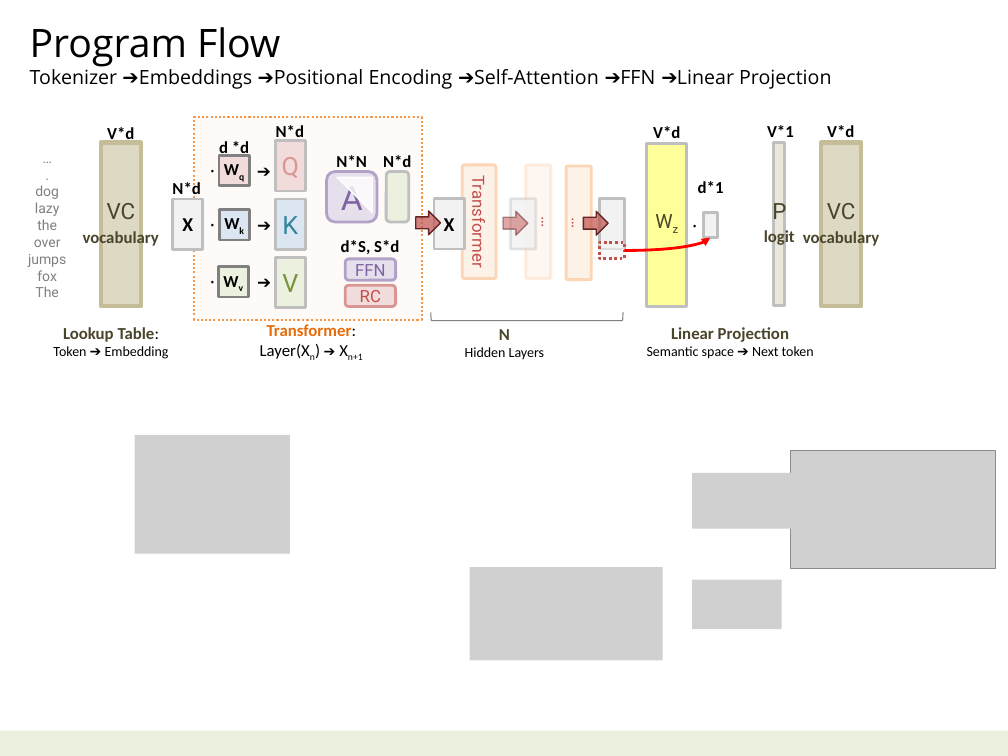
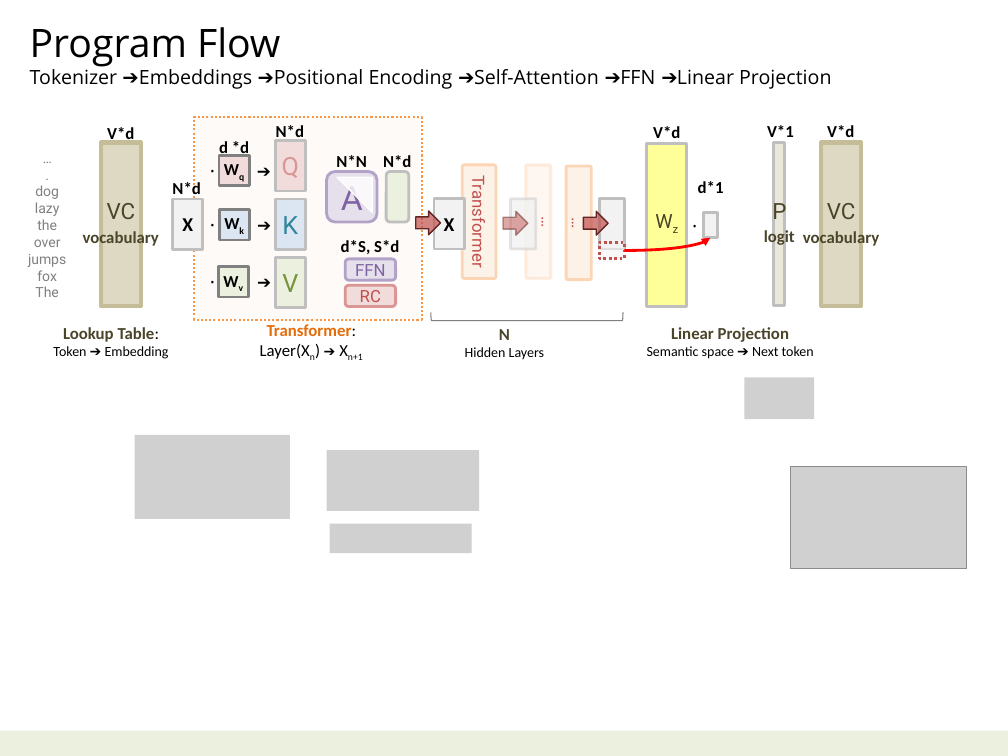
Before and after one commit to navibator/crazy-ai, a slide deck: slide 9 of ai-gemma.pptx. Drawn at 1008x756 pixels with LibreOffice and Linux fonts; fonts in the diff are those of the drawing; grey boxes stand for pictures. Boxes give left, top, right and bottom in pixels: in the first picture for what was removed or moved away, otherwise in the second. Text is boxed around its words. In the diff, an @@ line names an element or a change of style, - is before the commit and + after.

```diff
--- a/ai-gemma.pptx
+++ b/ai-gemma.pptx
@@ picture added at box(745, 377, 814, 418) @@
@@ picture: place and size @@
-picture at box(135, 435, 290, 554)
+picture at box(135, 435, 290, 519)
@@ picture added at box(327, 451, 479, 511) @@
@@ picture removed at box(692, 473, 868, 528) @@
@@ picture: place and size @@
-picture at box(791, 451, 996, 569)
+picture at box(791, 467, 967, 569)
@@ picture added at box(330, 524, 472, 553) @@
@@ picture removed at box(470, 568, 662, 661) @@
@@ picture removed at box(692, 580, 782, 629) @@
```
Also in this commit, not shown: 2 other slides changed.
